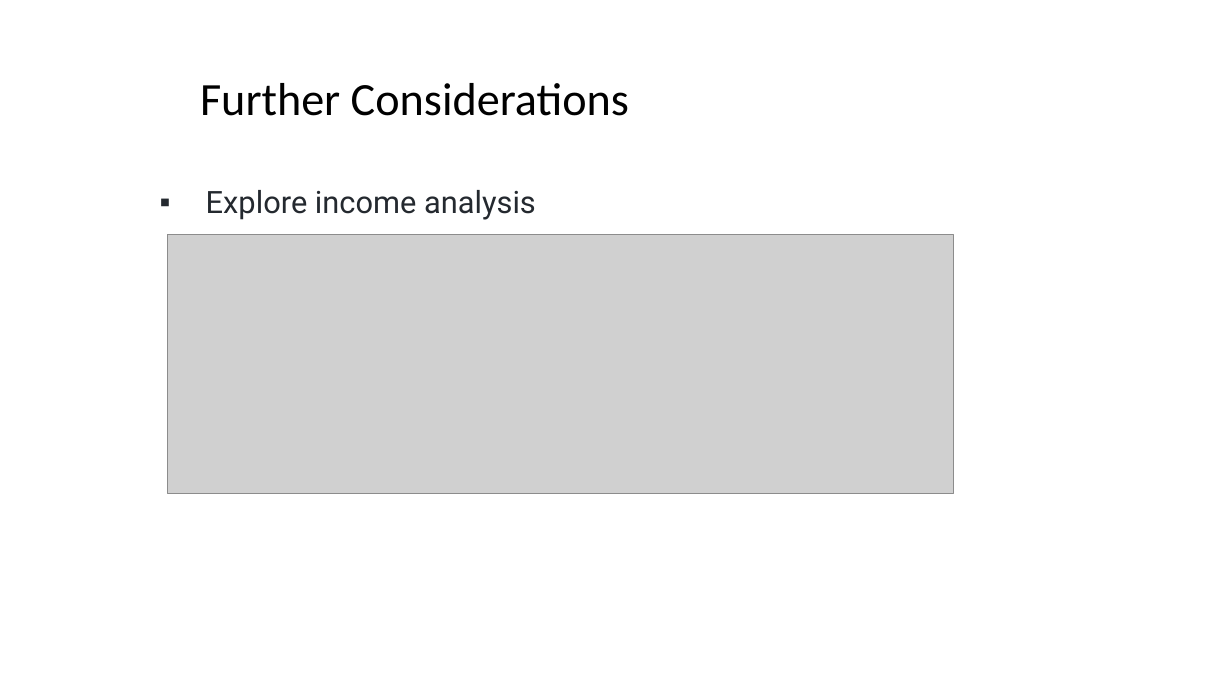
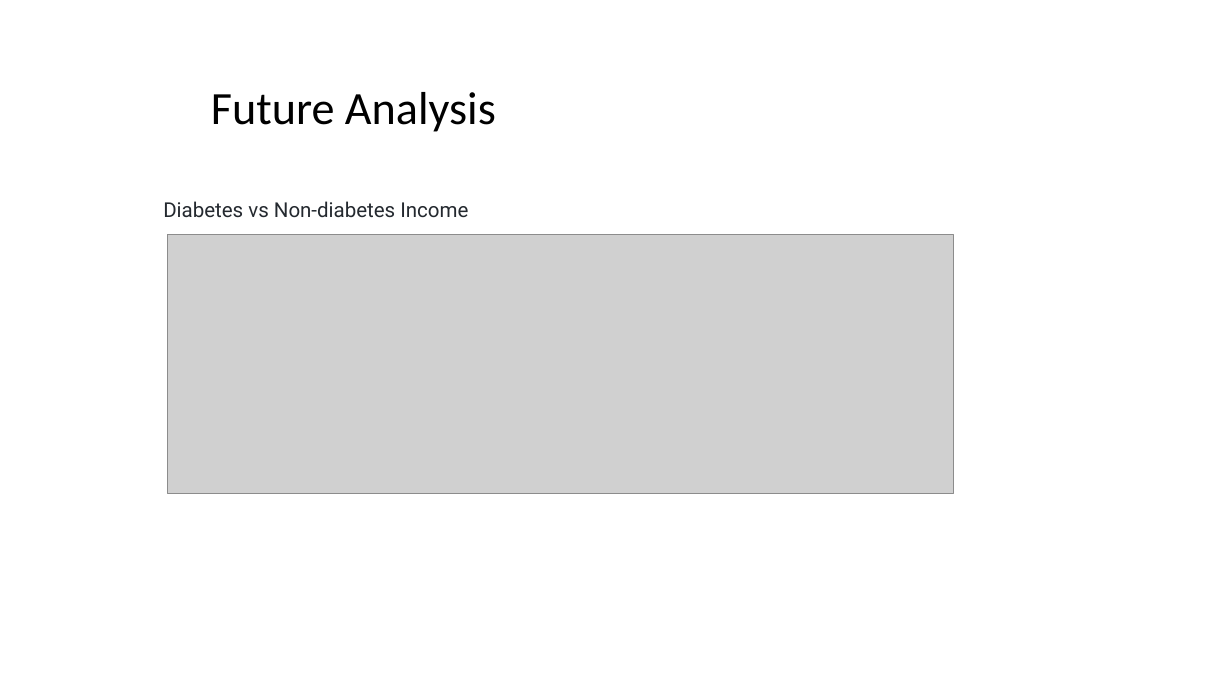
Before and after one commit to Isabel-gt/Final_Project, a slide deck: slide 17 of Diabetes_Predictions.pptx (slide 14 before the commit). Drawn at 1232x693 pixels with LibreOffice and Linux fonts; fonts in the diff are those of the drawing; grey boxes stand for pictures; background and template pictures are left out. Boxes give left, top, right and bottom in pixels: in the first picture for what was removed or moved away, otherwise in the second. Text is boxed around its words. In the diff, an @@ line names an element or a change of style, - is before the commit and + after.

```diff
--- a/Diabetes_Predictions.pptx
+++ b/Diabetes_Predictions.pptx
@@ title at box(211, 92, 496, 132): text changed @@
-Further Considerations
+Future Analysis
@@ subtitle at box(163, 201, 468, 217): text changed; size 24 to 16 pt @@
-▪ Explore income analysis
+Diabetes vs Non-diabetes Income
```
Also in this commit, not shown: 11 other slides changed, 14 slides added, 1 slide removed.
